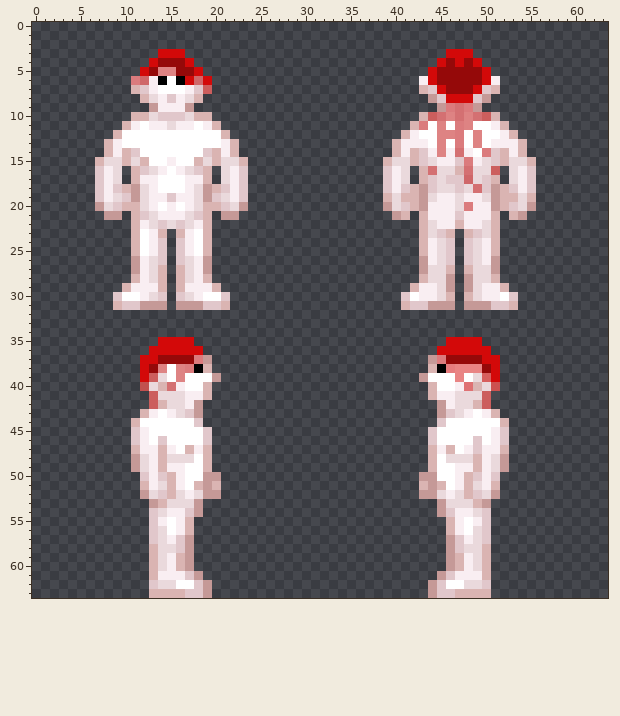
Pixel-art sprite: code/modules/unit_tests/screenshots/screenshot_humanoids__datum_species_necromorph.png. This is how it looked before the edit.
The file is 64x64 pixels.
New version:
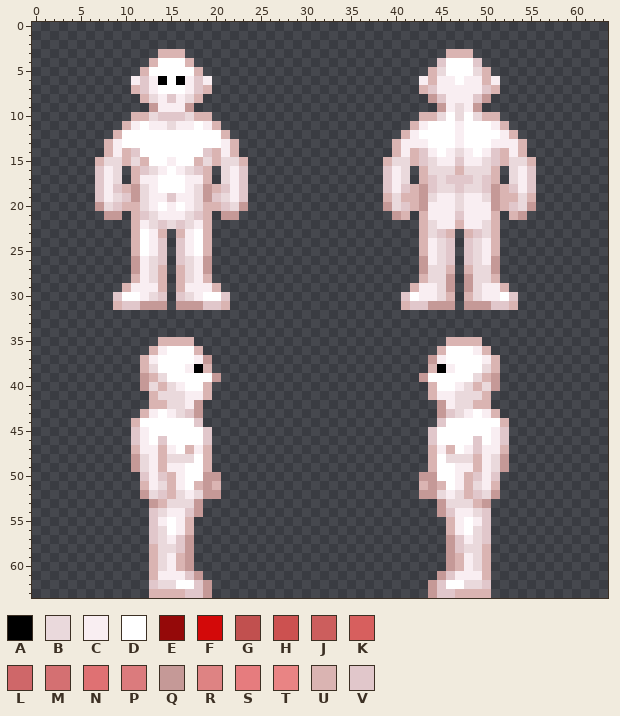
Palette (. is transparent): A #000000  B #ead9dc  C #f9eef2  D #ffffff  E #950909  F #d30909  G #c1504f  H #cc5150  J #cc5e5d  K #d75f5e  L #cf6769  M #d47072  N #df7173  P #db7b7d  Q #c59997  R #de8383  S #e67c7e  T #e98484  U #dab4b2  V #e1c7cb
Edits made:
y 3: x 14..16 FFF -> UUU; x 46..48 FFF -> UUU
y 4: x 13..17 FEEEF -> UDDDU; x 45..49 FEFEF -> VDDDV
y 5: x 12..18 FERREEF -> UDDDDDU; x 44..50 FEEEEEF -> UBDDDBU
y 6: x 11..12 PL -> CV; x 17..19 FLF -> CVC; x 44..50 FEEEEEF -> UCCDCCU
y 7: x 19 J -> U; x 45..49 FEEEF -> CCCCC
y 8: x 46..48 FFF -> CCC
y 9: x 46..48 PMP -> CBC
y 10: x 44..50 JMRMRMJ -> UBDBDBU
y 11: x 43 P -> C; x 45 R -> D; x 47..48 PR -> CD
y 12: x 45..47 RRP -> DDC; x 49 R -> D
y 13: x 45 R -> D; x 47 P -> C; x 49 R -> D
y 14: x 45 R -> D; x 47 M -> B; x 50 P -> C
y 15: x 48 P -> C
y 16: x 44 M -> B; x 48 M -> B; x 51 J -> U
y 17: x 48 L -> V
y 18: x 49 M -> B
y 20: x 48 P -> C
y 35: x 14..17 FFFF -> UUUU; x 46..49 FFFF -> UUUU
y 36: x 13..18 FFFFFF -> UCDDDU; x 45..50 FFFFFF -> UDDDCU
y 37: x 12..18 FFEEEEP -> UCDDDDC; x 45..51 PEEEEFF -> CDDDDCU
y 38: x 12..14 FER -> UBD; x 16..17 RP -> DC; x 46..51 STTTEF -> CDDDBU
y 39: x 12..13 FJ -> QU; x 16 R -> D; x 47 T -> D; x 50..51 KF -> UQ
y 40: x 12 G -> Q; x 15 M -> B; x 48 N -> B; x 51 H -> Q
y 41..42: x 13 J -> U; x 50 J -> U
